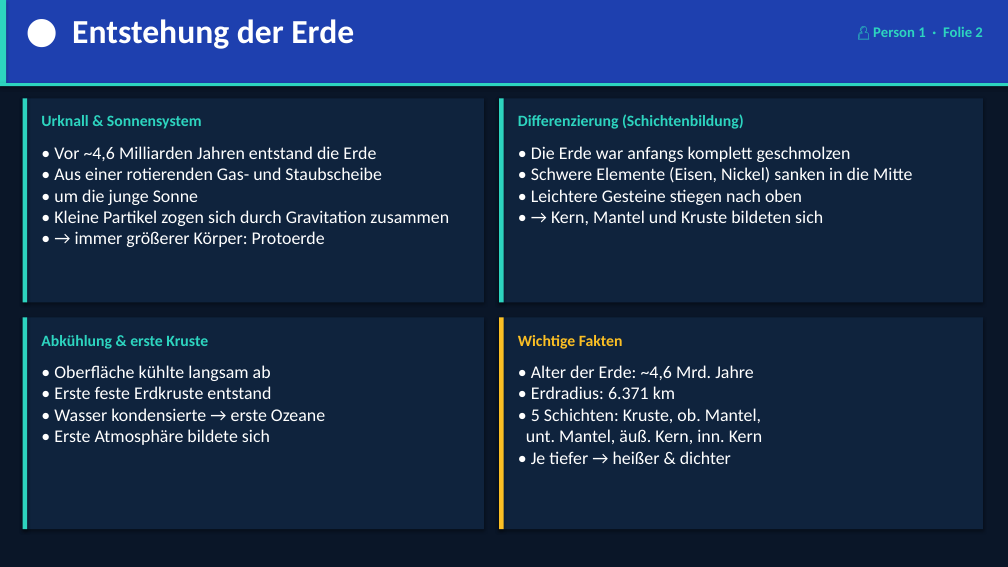
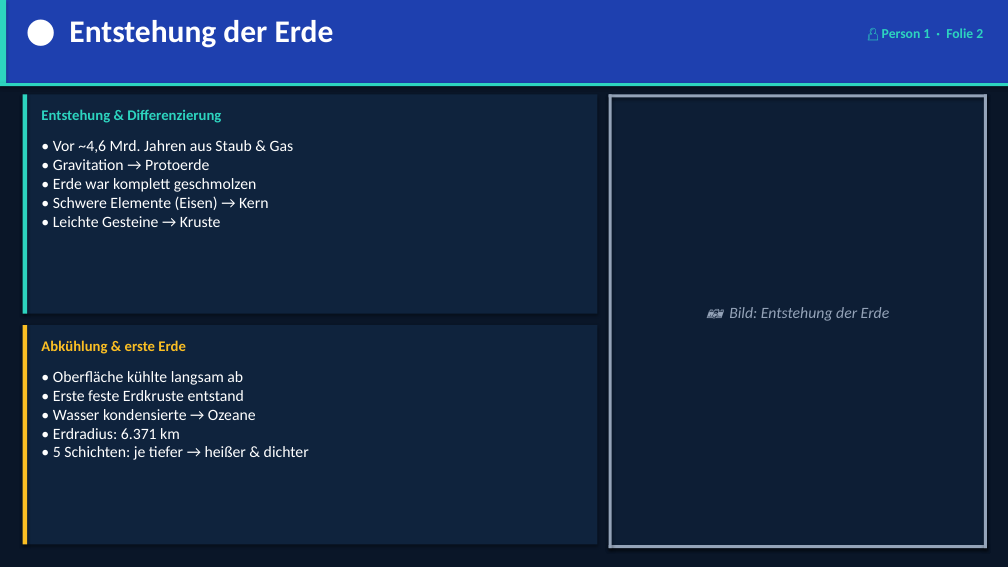
Before and after one commit to welias123/pulsewave-app, a slide deck: slide 2 of Aufbau_der_Erde.pptx. Drawn at 1008x567 pixels with LibreOffice and Linux fonts; fonts in the diff are those of the drawing. Boxes give left, top, right and bottom in pixels: in the first picture for what was removed or moved away, otherwise in the second. Text is boxed around its words. In the diff, an @@ line names an element or a change of style, - is before the commit and + after.

```diff
--- a/Aufbau_der_Erde.pptx
+++ b/Aufbau_der_Erde.pptx
@@ text "🌑 Entstehung der Erde" at box(69, 20, 334, 48): size 32 to 30 pt @@
@@ text "👤 Person 1 · Folie ...": place and size @@
-text "👤 Person 1 · Folie ..." at box(873, 26, 982, 37)
+text "👤 Person 1 · Folie ..." at box(882, 28, 983, 38)
@@ text "👤 Person 1 · Folie ..." at box(882, 28, 983, 38): size 14 to 13 pt @@
@@ rectangle: place and size @@
-rectangle at box(23, 98, 27, 302)
+rectangle at box(23, 95, 27, 314)
@@ rectangle: place and size @@
-rectangle at box(23, 98, 484, 302)
+rectangle at box(23, 95, 597, 314)
@@ text at box(41, 109, 221, 123): text changed; size 15 to 14 pt @@
-Urknall & Sonnensystem
+Entstehung & Differenzierung
@@ text removed at box(518, 114, 744, 129) @@
-Differenzierung (Schichtenbildung)
@@ rectangle: place and size @@
-rectangle at box(23, 318, 484, 529)
+rectangle at box(609, 95, 987, 548)
@@ rectangle at box(609, 95, 987, 548): fill #0F233D to #0D1E35 @@
@@ rectangle added at box(609, 95, 987, 98), fill #94A3B8 @@
@@ rectangle added at box(609, 95, 612, 548), fill #94A3B8 @@
@@ rectangle added at box(984, 95, 987, 548), fill #94A3B8 @@
@@ text at box(53, 140, 294, 227): text changed; size 17 to 15 pt @@
-• Vor ~4,6 Milliarden Jahren entstand die Erde
-• Aus einer rotierenden Gas- und Staubscheibe
-• um die junge Sonne
-• Kleine Partikel zogen sich durch Gravitation zusammen
-• → immer größerer Körper: Protoerde
+• Vor ~4,6 Mrd. Jahren aus Staub & Gas
+• Gravitation → Protoerde
+• Erde war komplett geschmolzen
+• Schwere Elemente (Eisen) → Kern
+• Leichte Gesteine → Kruste
@@ text removed at box(531, 146, 912, 225) @@
-• Die Erde war anfangs komplett geschmolzen
-• Schwere Elemente (Eisen, Nickel) sanken in die Mitte
-• Leichtere Gesteine stiegen nach oben
-• → Kern, Mantel und Kruste bildeten sich
@@ rectangle: place and size @@
-rectangle at box(499, 98, 983, 302)
+rectangle at box(23, 325, 597, 544)
@@ rectangle: place and size @@
-rectangle at box(499, 98, 504, 302)
+rectangle at box(23, 325, 27, 544)
@@ rectangle at box(23, 325, 27, 544): fill #2DD4BF to #FBBF24 @@
@@ rectangle removed at box(23, 318, 27, 529) @@
@@ rectangle removed at box(499, 318, 983, 529) @@
@@ rectangle removed at box(499, 318, 504, 529) @@
@@ text added at box(729, 307, 890, 321), 15 pt, text #94A3B8, italic @@
+📷 Bild: Entstehung der Erde
@@ text at box(41, 340, 186, 354): text changed; size 15 to 14 pt; text colour #2DD4BF to #FBBF24 @@
-Abkühlung & erste Kruste
+Abkühlung & erste Erde
@@ text removed at box(518, 335, 623, 349) @@
-Wichtige Fakten
@@ text at box(53, 371, 244, 401): size 17 to 15 pt in "• Oberfläche kühlte langsam ab", "• Erste feste Erdkruste entstand" @@
@@ text removed at box(526, 365, 762, 464) @@
-• Alter der Erde: ~4,6 Mrd. Jahre
-• Erdradius: 6.371 km
-• 5 Schichten: Kruste, ob. Mantel,
-unt. Mantel, äuß. Kern, inn. Kern
-• Je tiefer → heißer & dichter
@@ text at box(53, 409, 309, 460): text changed; size 17 to 15 pt @@
-• Wasser kondensierte → erste Ozeane
-• Erste Atmosphäre bildete sich
+• Wasser kondensierte → Ozeane
+• Erdradius: 6.371 km
+• 5 Schichten: je tiefer → heißer & dichter
@@ rectangle added at box(609, 545, 987, 548), fill #94A3B8 @@
```
Also in this commit, not shown: 8 other slides changed, 2 slides added, 1 slide removed, 1 other file.
